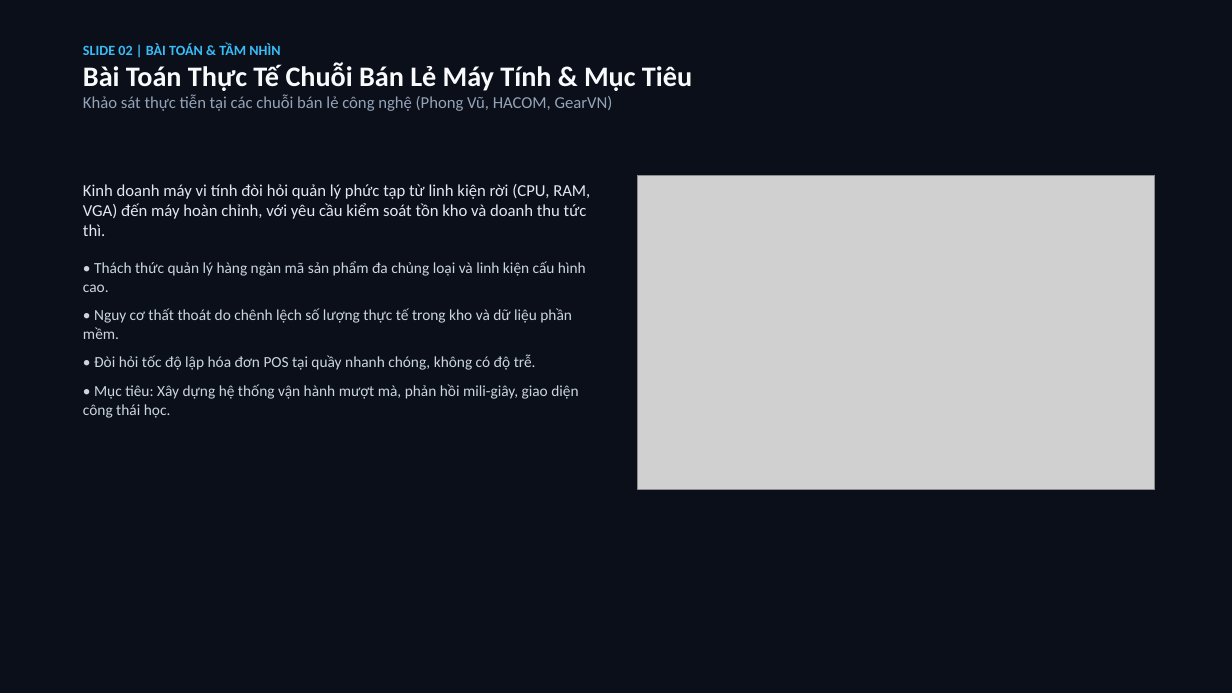
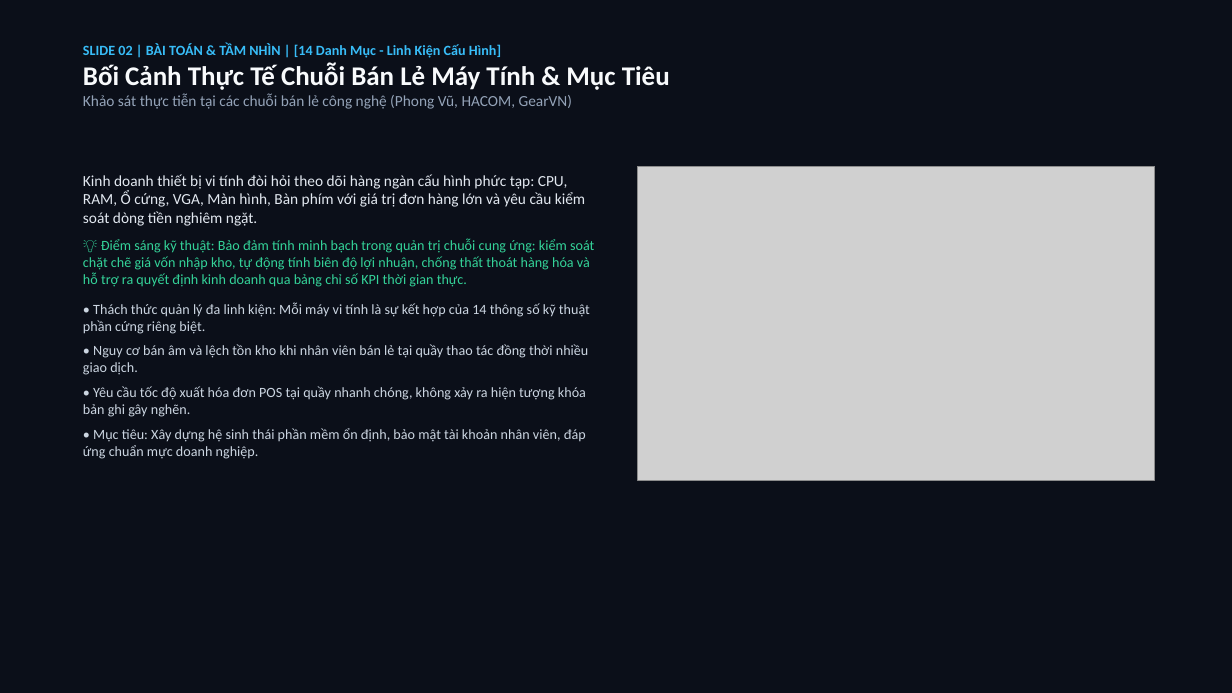
Before and after one commit to hoanganh15092006/BTLLAPTRINHTRUCQUAN, a slide deck: slide 2 of Presentation/QLBanMayViTinh_32_Slides.pptx. Drawn at 1232x693 pixels with LibreOffice and Linux fonts; fonts in the diff are those of the drawing; grey boxes stand for pictures. Boxes give left, top, right and bottom in pixels: in the first picture for what was removed or moved away, otherwise in the second. Text is boxed around its words. In the diff, an @@ line names an element or a change of style, - is before the commit and + after.

```diff
--- a/Presentation/QLBanMayViTinh_32_Slides.pptx
+++ b/Presentation/QLBanMayViTinh_32_Slides.pptx
@@ text at [83, 43, 670, 90]: text changed; size 22 to 11 pt; text colour #F8FAFC to #38BDF8 @@
-SLIDE 02 | BÀI TOÁN & TẦM NHÌN
-Bài Toán Thực Tế Chuỗi Bán Lẻ Máy Tính & Mục Tiêu
+SLIDE 02 | BÀI TOÁN & TẦM NHÌN | [14 Danh Mục - Linh Kiện Cấu Hình]
+Bối Cảnh Thực Tế Chuỗi Bán Lẻ Máy Tính & Mục Tiêu
@@ text at [83, 93, 572, 109]: size 13 to 12 pt in "Khảo sát thực tiễn tại các chuỗi ..." @@
@@ text at [83, 174, 594, 459]: text changed; size 12 to 11 pt @@
-Kinh doanh máy vi tính đòi hỏi quản lý phức tạp từ linh kiện rời (CPU, RAM, VGA) đến máy hoàn chỉnh, với yêu cầu kiểm soát tồn kho và doanh thu tức thì.
-• Thách thức quản lý hàng ngàn mã sản phẩm đa chủng loại và linh kiện cấu hình cao.
-• Nguy cơ thất thoát do chênh lệch số lượng thực tế trong kho và dữ liệu phần mềm.
-• Đòi hỏi tốc độ lập hóa đơn POS tại quầy nhanh chóng, không có độ trễ.
-• Mục tiêu: Xây dựng hệ thống vận hành mượt mà, phản hồi mili-giây, giao diện công thái học.
+Kinh doanh thiết bị vi tính đòi hỏi theo dõi hàng ngàn cấu hình phức tạp: CPU, RAM, Ổ cứng, VGA, Màn hình, Bàn phím với giá trị đơn hàng lớn và yêu cầu kiểm soát dòng tiền nghiêm ngặt.
+💡 Điểm sáng kỹ thuật: Bảo đảm tính minh bạch trong quản trị chuỗi cung ứng: kiểm soát chặt chẽ giá vốn nhập kho, tự động tính biên độ lợi nhuận, chống thất thoát hàng hóa và hỗ trợ ra quyết định kinh doanh qua bảng chỉ số KPI thời gian thực.
+• Thách thức quản lý đa linh kiện: Mỗi máy vi tính là sự kết hợp của 14 thông số kỹ thuật phần cứng riêng biệt.
+• Nguy cơ bán âm và lệch tồn kho khi nhân viên bán lẻ tại quầy thao tác đồng thời nhiều giao dịch.
+• Yêu cầu tốc độ xuất hóa đơn POS tại quầy nhanh chóng, không xảy ra hiện tượng khóa bản ghi gây nghẽn.
+• Mục tiêu: Xây dựng hệ sinh thái phần mềm ổn định, bảo mật tài khoản nhân viên, đáp ứng chuẩn mực doanh nghiệp.
@@ picture: place and size @@
-picture at [638, 176, 1155, 490]
+picture at [638, 166, 1155, 481]
```
Also in this commit, not shown: 28 other slides changed, 3 slides added, 3 slides removed, 26 other files.
